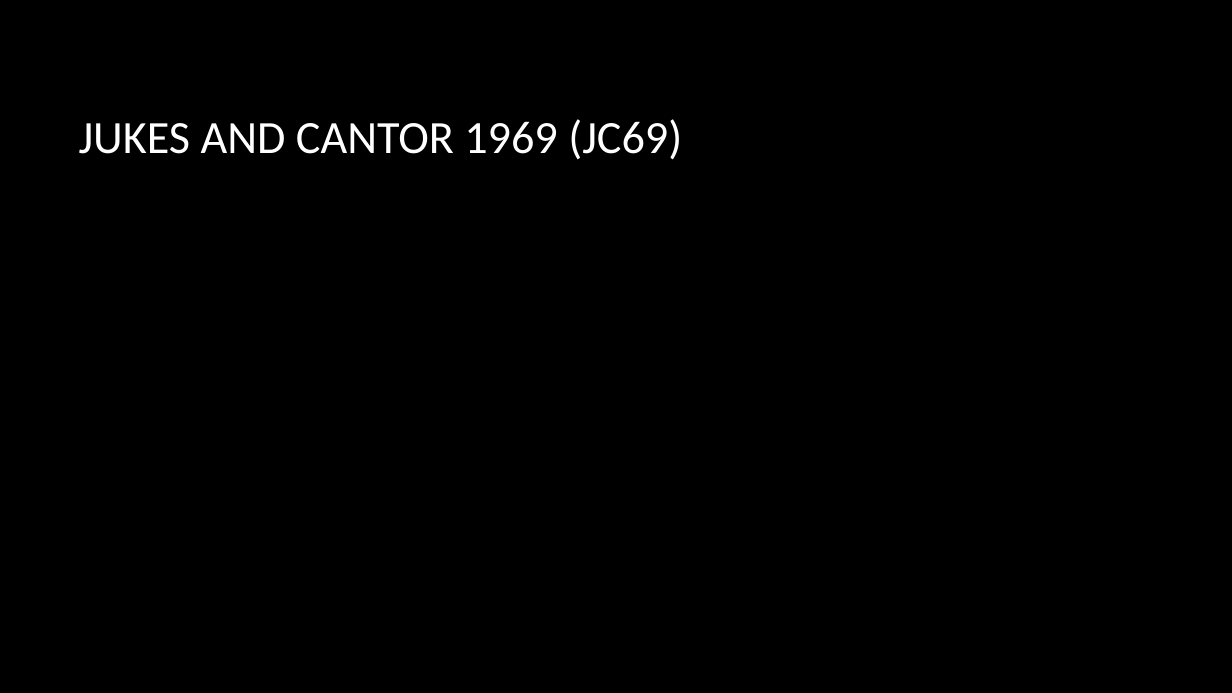
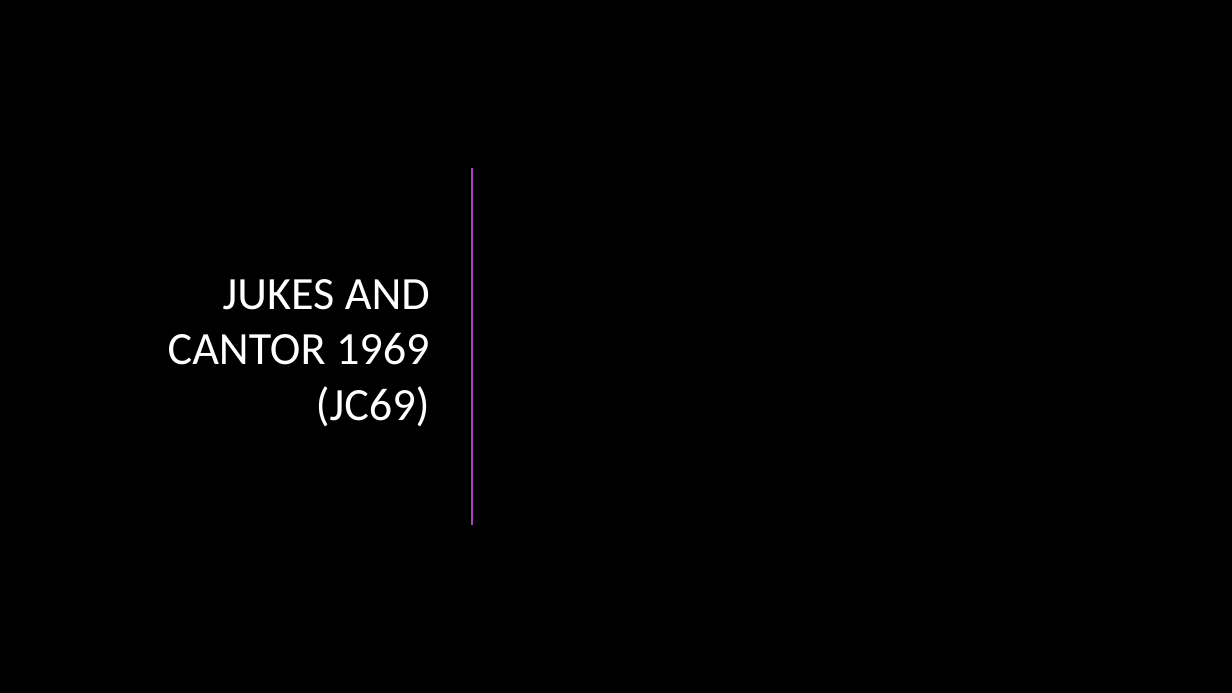
Before and after one commit to hakidehari/RepliClade, a slide deck: slide 7 of Repliclade_final/Repliclade.pptx. Drawn at 1232x693 pixels with LibreOffice and Linux fonts; fonts in the diff are those of the drawing; grey boxes stand for pictures; background and template pictures are left out. Boxes give left, top, right and bottom in pixels: in the first picture for what was removed or moved away, otherwise in the second. Text is boxed around its words. In the diff, an @@ line names an element or a change of style, - is before the commit and + after.

```diff
--- a/Repliclade_final/Repliclade.pptx
+++ b/Repliclade_final/Repliclade.pptx
@@ title "JUKES AND CANTOR 1969 (JC69)": place and size @@
-title "JUKES AND CANTOR 1969 (JC69)" at (79, 119, 682, 160)
+title "JUKES AND CANTOR 1969 (JC69)" at (168, 279, 430, 426)
@@ title "JUKES AND CANTOR 1969 (JC69)" at (168, 279, 430, 426): alignment left to right @@
@@ line added from (471, 168) to (471, 524), #AC3EC1 1.5 pt @@
```
Also in this commit, not shown: 4 other slides changed, 15 slides added, 2 other files.
